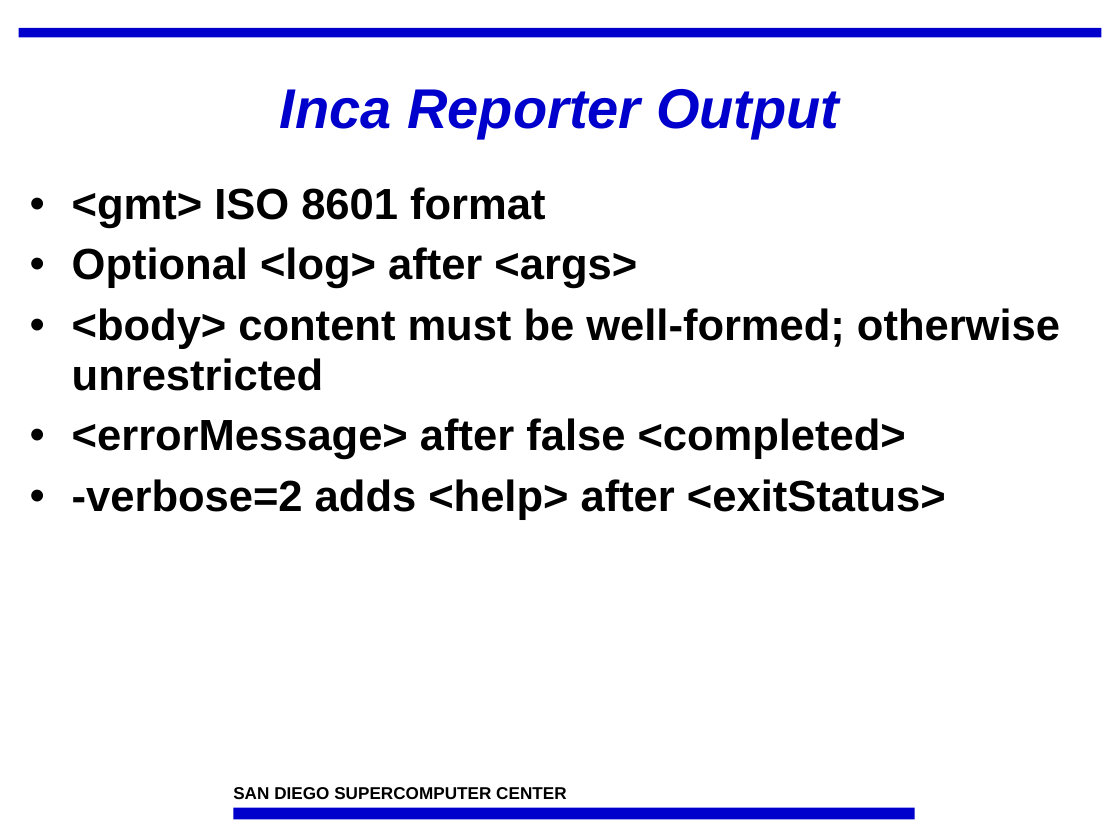
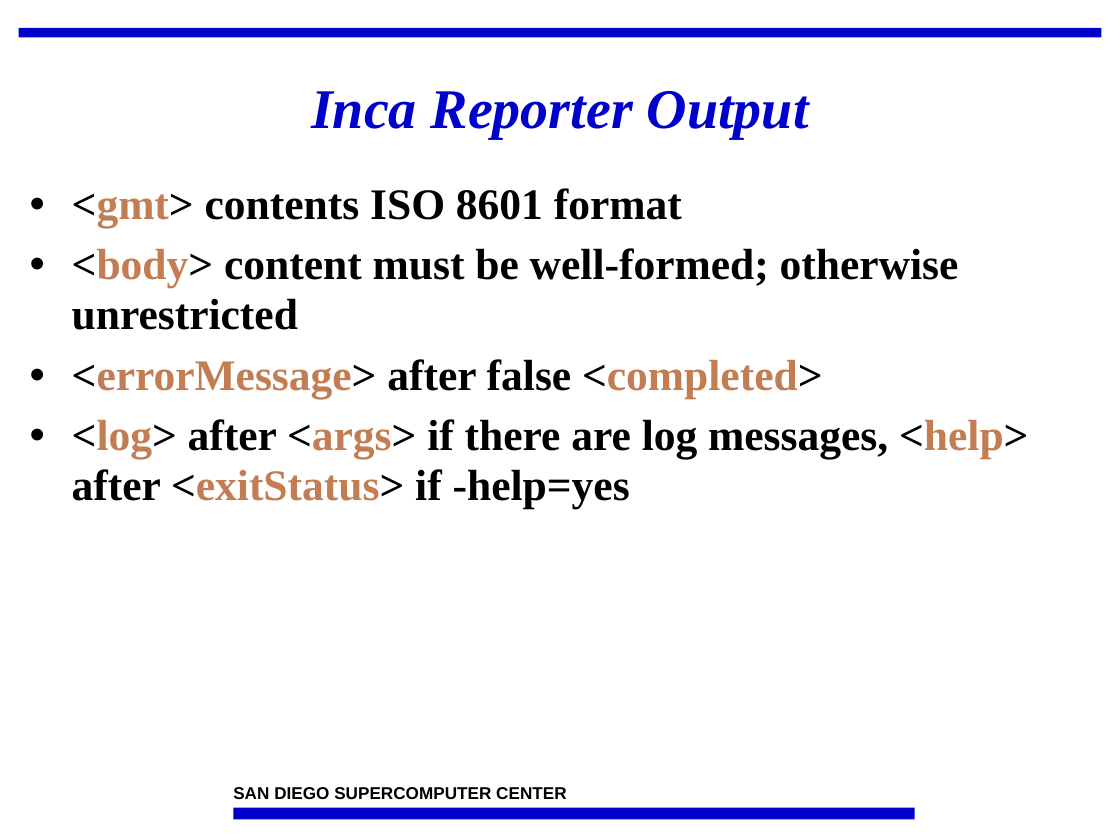
Before and after one commit to IncaProject/inca-xsede, a slide deck: slide 6 of talks/incaReporters.ppt. Drawn at 1120x840 pixels with LibreOffice and Linux fonts; fonts in the diff are those of the drawing; background and template pictures are left out. Boxes give left, top, right and bottom in pixels: in the first picture for what was removed or moved away, otherwise in the second. Text is boxed around its words. In the diff, an @@ line names an element or a change of style, - is before the commit and + after.

```diff
--- a/talks/incaReporters.ppt
+++ b/talks/incaReporters.ppt
@@ title "Inca Reporter Output" at (311,91,809,139): font Arial to Times New Roman @@
@@ text at (72,188,682,228): text changed; font Arial to Times New Roman @@
-• <gmt> ISO 8601 format
-• Optional <log> after <args>
+• <gmt> contents ISO 8601 format
@@ text at (72,248,959,398): font Arial to Times New Roman in "<body> content must be well-formed; otherwise unrestricted", "<errorMessage> after false <completed>"; text colour #000000 to #C27D52 in "<body>", "<errorMessage> <completed>" @@
@@ text at (72,419,1028,509): text changed; font Arial to Times New Roman @@
-• -verbose=2 adds <help> after <exitStatus>
+• <log> after <args> if there are log messages, <help> after <exitStatus> if -help=yes
```
Also in this commit, not shown: 22 other slides changed, 5 slides added.
